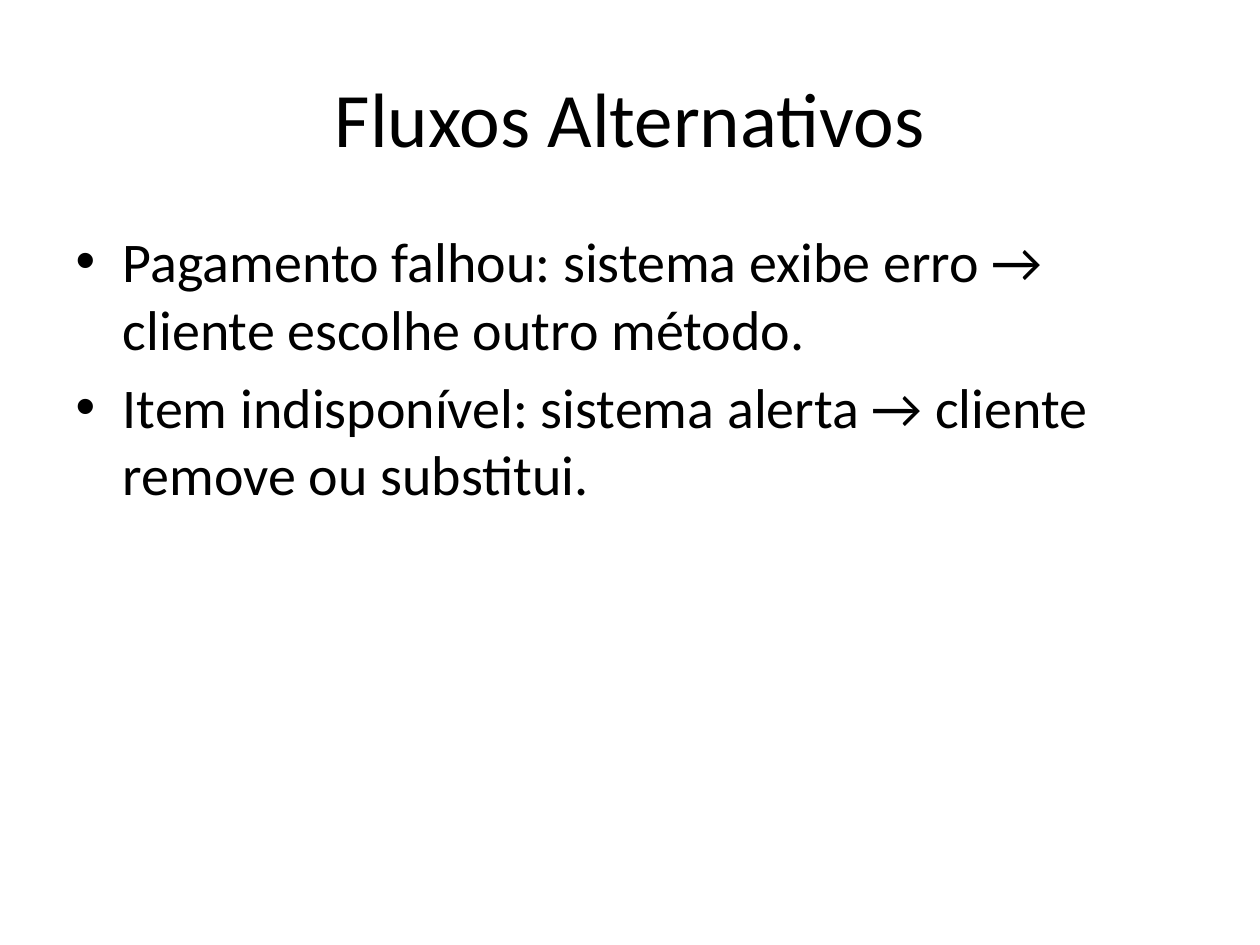
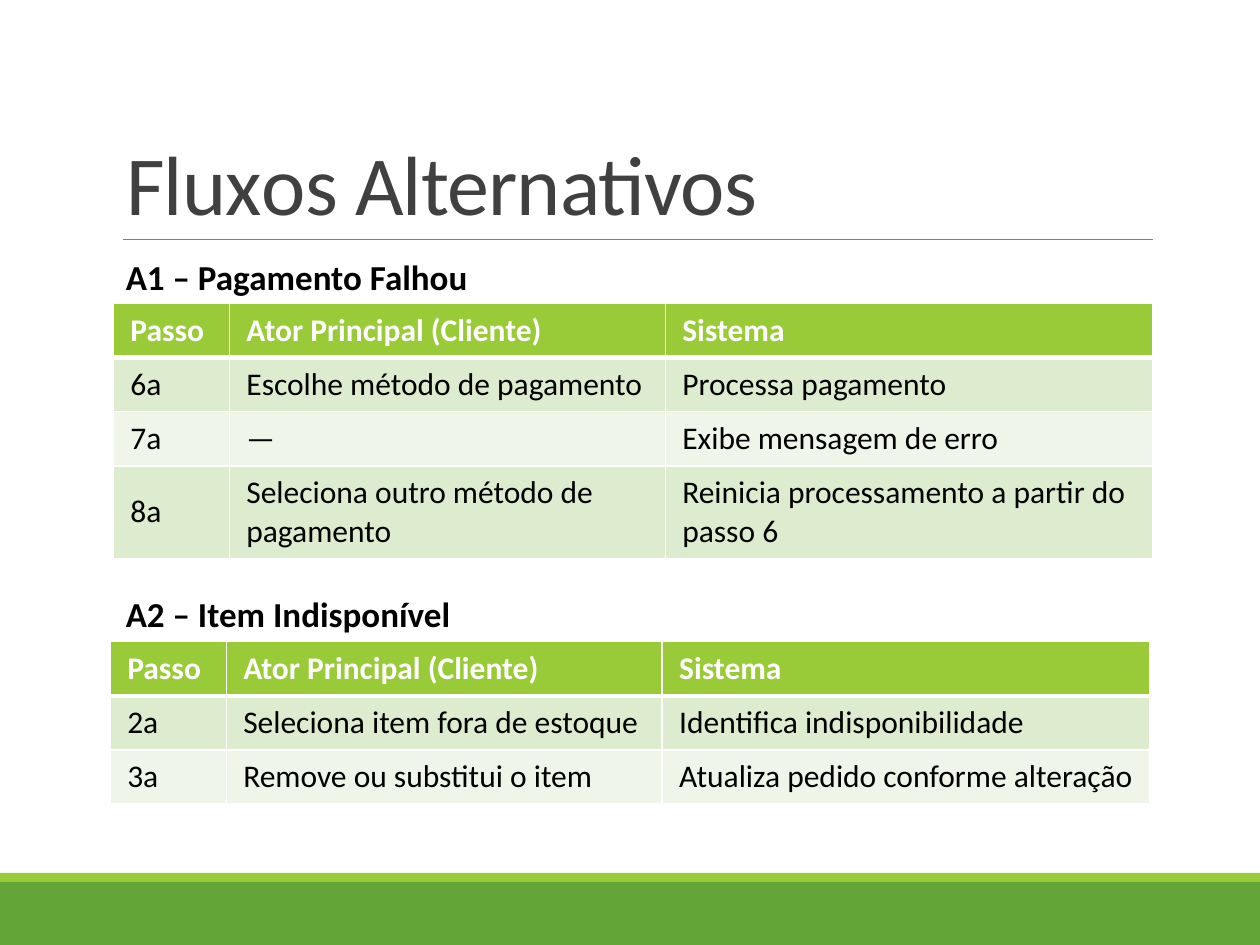
Before and after one commit to profAndreSouza/Material, a slide deck: slide 6 of Engenharia de Software/06 Modelagem de Casos de Uso.pptx (slide 9 before the commit). Drawn at 1260x945 pixels with LibreOffice and Linux fonts; fonts in the diff are those of the drawing. Boxes give left, top, right and bottom in pixels: in the first picture for what was removed or moved away, otherwise in the second. Text is boxed around its words. In the diff, an @@ line names an element or a change of style, - is before the commit and + after.

```diff
--- a/Engenharia de Software/06 Modelagem de Casos de Uso.pptx
+++ b/Engenharia de Software/06 Modelagem de Casos de Uso.pptx
@@ title "Fluxos Alternativos": place and size @@
-title "Fluxos Alternativos" at (335, 93, 924, 148)
+title "Fluxos Alternativos" at (126, 156, 757, 216)
@@ title "Fluxos Alternativos" at (126, 156, 757, 216): size 44 to 48 pt, text colour #000000 to #404040, letter spacing 0 to -0.5 pt; alignment centre to left; line spacing 1 to 0.85; vertical alignment middle to bottom @@
@@ line added from (123, 239) to (1153, 239), #808080 0.5 pt @@
@@ text removed at (123, 243, 1087, 496) @@
-• Pagamento falhou: sistema exibe erro → cliente escolhe outro método.
-• Item indisponível: sistema alerta → cliente remove ou substitui.
@@ text added at (126, 265, 468, 296), 20 pt, text #000000, bold @@
+A1 – Pagamento Falhou
@@ table added at (113, 304, 1153, 556), 4 rows, 3 columns @@
+Passo | Ator Principal (Cliente) | Sistema
+6a | Escolhe método de pagamento | Processa pagamento
+7a | — | Exibe mensagem de erro
+8a | Seleciona outro método de pagamento | Reinicia processamento a partir do passo 6
@@ text added at (126, 602, 450, 633), 20 pt, text #000000, bold @@
+A2 – Item Indisponível
@@ table added at (111, 641, 1150, 839), 3 rows, 3 columns @@
+Passo | Ator Principal (Cliente) | Sistema
+2a | Seleciona item fora de estoque | Identifica indisponibilidade
+3a | Remove ou substitui o item | Atualiza pedido conforme alteração
@@ rectangle added at (0, 882, 1260, 945), fill #63A537 @@
@@ rectangle added at (0, 873, 1260, 882), fill #99CB38 @@
```
Also in this commit, not shown: 8 other slides changed, 2 slides added, 24 slides removed.
